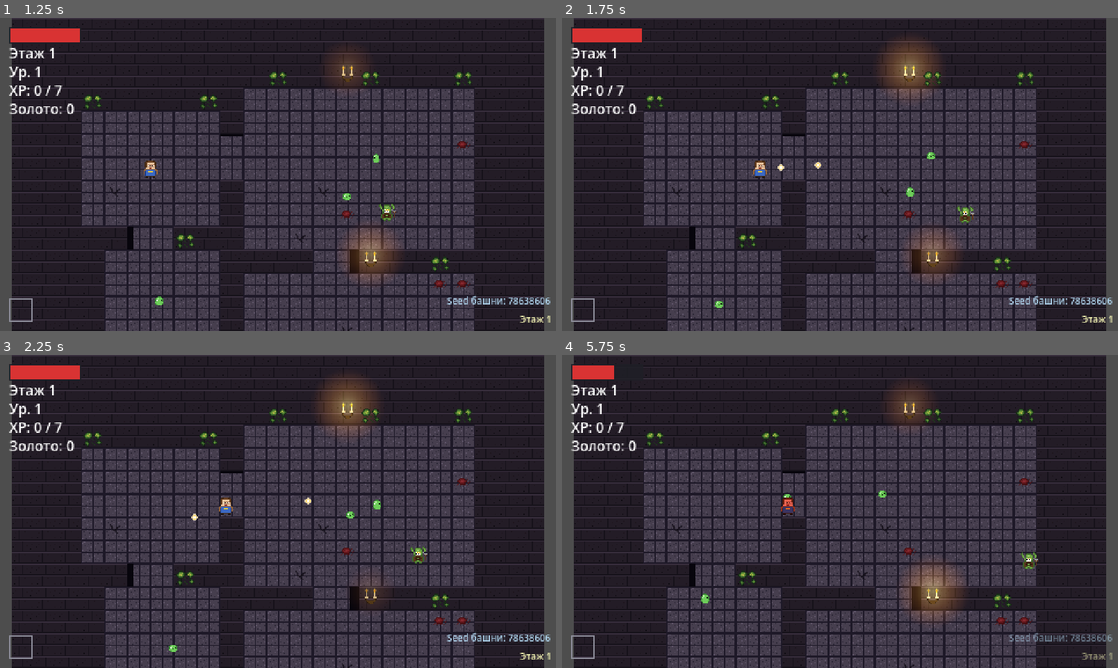
Above: before the commit, frames 1-4 (two rows, left to right).
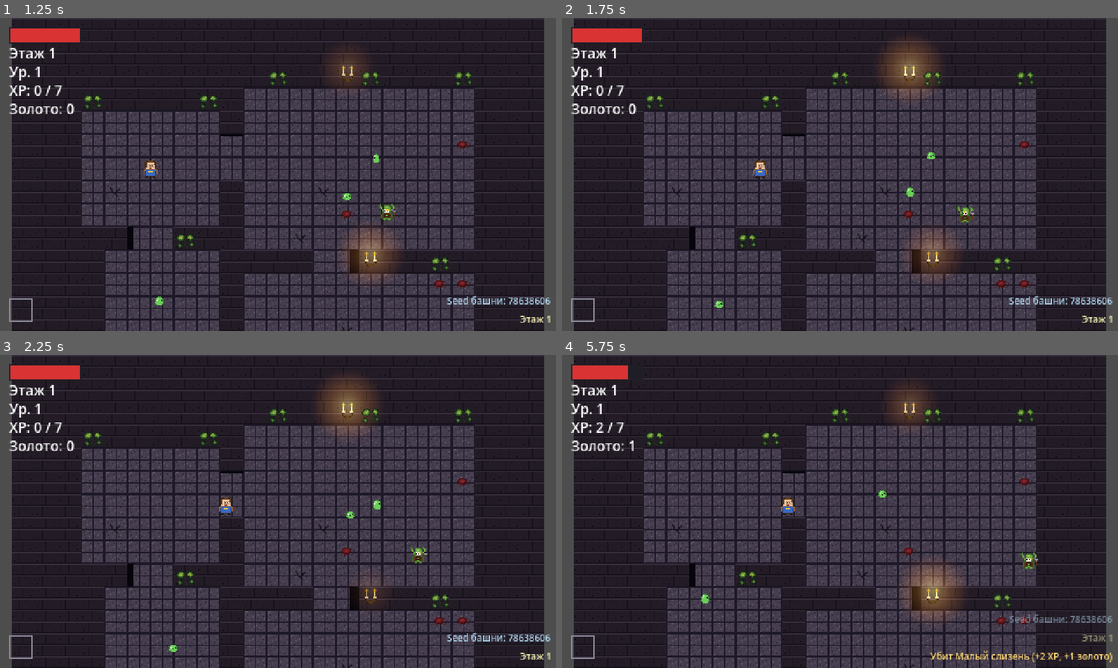
Above: after the commit, the same moments.

Repository: slartus/roguelike-game
Game: Godot game, scene res://scenes/ui/title_screen.tscn
Same seed, same stepped clock (60 frames per second), same inputs: the game is played once before the commit and once after it.
Inputs (mouse positions are in pixels of both pictures, inside the frame that each line leads up to):
- Up to frame 1 (1.25 s): click "Играть" at 0.5 s
- Up to frame 2 (1.75 s): tap Enter (ui_accept) at 1.25, 1.52 s; move the mouse to (962, 158) at 1.27 s; press the mouse at (962, 158) at 1.28 s; hold D (move_right) from 1.28 s (still down)
- Up to frame 3 (2.25 s): release D (move_right) at 2 s; release the mouse at (400, 495) at 2 s; drag from (166, 527) to (266, 502) at 2.02 s
- Up to frame 4 (5.75 s): move the mouse to (895, 442) at 2.77 s; hold D (move_right) 2.78-3.5 s; hold Shift 2.78-3.5 s; click (895, 442) at 3.05 s; drag from (812, 574) to (673, 464) at 3.52 s; move the mouse to (1006, 558) at 4.27 s; press the mouse at (1006, 558) at 4.28 s; hold A (move_left) 4.28-5 s; tap Ctrl at 4.35 s; tap Enter (ui_accept) at 4.52 s; release the mouse at (1006, 558) at 5 s; drag from (673, 464) to (756, 433) at 5.02 s

Frame 1 is identical in both runs. In frame 2, less than 0.1% of the frame differs, in the area x 38-47%, y 46-49%; in frame 3, less than 0.1%; in frame 4, 1.2%, in the area x 6-99%, y 3-99%.

Commit message:
feat(weapons): chest pool → 6 классических оружий, стартовое = Short Sword
Milestone 6 плана classic_weapon_rework. Сундуки больше не выдают
legacy Dagger/Pistol/Shotgun. Новый WEAPON_POOL — 6 классических
оружий по 2 на style: warrior (sword, spear), archer (bow, crossbow),
mage (staff, wand).

_choose_weapon() фильтрует пул по weapon.id — сундук не выдаст текущее
оружие игрока. Fallback на общий pool.pick_random() когда
equipped_weapon=null или пул из одного.

DEFAULT_WEAPON изменён с dagger.tres на short_sword.tres — стартовый
tone теперь классический fantasy/RPG, а не shooter. reset_run() при
смерти сбрасывает игрока к Short Sword.

Legacy .tres остаются в resources/weapons/ — не удалены, но недоступны
через сундуки. Могут пригодиться для будущих технических зон.

Docs pickups.md и progression.md синхронизированы.

Co-Authored-By: Claude Opus 4.7 (1M context) <noreply@anthropic.com>

Diff:
--- a/autoloads/game_state.gd
+++ b/autoloads/game_state.gd
@@ -3,7 +3,7 @@
 const SAVE_PATH: String = "user://save.cfg"
 
 const DEFAULT_MAX_HEALTH: int = 5
-const DEFAULT_WEAPON: WeaponResource = preload("res://resources/weapons/dagger.tres")
+const DEFAULT_WEAPON: WeaponResource = preload("res://resources/weapons/short_sword.tres")
 const HEALTH_PER_LEVEL: int = 1
 
 signal xp_changed(current: int, max_for_level: int)
--- a/scenes/pickups/chest.gd
+++ b/scenes/pickups/chest.gd
@@ -1,9 +1,15 @@
 extends Area2D
 
+# Классический fantasy-пул. Dagger/Pistol/Shotgun (legacy shooter-стиль)
+# остаются в проекте как ресурсы, но выведены из активного chest pool —
+# они не должны выпадать в новой RPG-игре.
 const WEAPON_POOL: Array[WeaponResource] = [
-	preload("res://resources/weapons/dagger.tres"),
-	preload("res://resources/weapons/pistol.tres"),
-	preload("res://resources/weapons/shotgun.tres"),
+	preload("res://resources/weapons/short_sword.tres"),
+	preload("res://resources/weapons/spear.tres"),
+	preload("res://resources/weapons/short_bow.tres"),
+	preload("res://resources/weapons/crossbow.tres"),
+	preload("res://resources/weapons/apprentice_staff.tres"),
+	preload("res://resources/weapons/wand.tres"),
 ]
 const PICKUP_SCENE: PackedScene = preload("res://scenes/pickups/weapon_pickup.tscn")
 
@@ -34,8 +40,24 @@
 	_spawn_pickup()
 
 func _spawn_pickup() -> void:
-	var chosen: WeaponResource = WEAPON_POOL.pick_random()
+	var chosen: WeaponResource = _choose_weapon()
 	var pickup := PICKUP_SCENE.instantiate()
 	pickup.weapon = chosen
 	pickup.global_position = global_position + Vector2(0, 14)
 	get_tree().current_scene.add_child.call_deferred(pickup)
+
+# Не выдаём текущее оружие игрока — сундук всегда даёт что-то новое,
+# кроме случая когда альтернатив нет (пул из одного элемента).
+# Сравнение по id, а не по ссылке — .tres могут прийти из разных путей
+# загрузки (например, save/load).
+func _choose_weapon() -> WeaponResource:
+	var current := GameState.equipped_weapon
+	if current == null or WEAPON_POOL.size() <= 1:
+		return WEAPON_POOL.pick_random()
+	var alternatives: Array[WeaponResource] = []
+	for weapon in WEAPON_POOL:
+		if weapon.id != current.id:
+			alternatives.append(weapon)
+	if alternatives.is_empty():
+		return WEAPON_POOL.pick_random()
+	return alternatives.pick_random()
--- /dev/null
+++ b/test/unit/test_chest_weapon_pool.gd
@@ -0,0 +1,75 @@
+extends GutTest
+
+# Пул сундука после M6:
+# - 6 классических оружий, по 2 на style (warrior/archer/mage);
+# - Dagger/Pistol/Shotgun выведены из активного пула;
+# - _choose_weapon НЕ возвращает текущее оружие если есть альтернатива;
+# - стартовое оружие игрока = short_sword (fantasy start, не shooter).
+
+const ChestScript = preload("res://scenes/pickups/chest.gd")
+
+var _weapon_snapshot: WeaponResource
+
+func before_each() -> void:
+	_weapon_snapshot = GameState.equipped_weapon
+
+func after_each() -> void:
+	GameState.equipped_weapon = _weapon_snapshot
+
+func test_pool_contains_six_classical_weapons() -> void:
+	assert_eq(ChestScript.WEAPON_POOL.size(), 6,
+		"6 классических оружий по 2 на стиль")
+
+func test_pool_scenes_all_load() -> void:
+	for weapon in ChestScript.WEAPON_POOL:
+		assert_not_null(weapon, "все .tres должны быть валидны")
+		assert_ne(weapon.display_name, "",
+			"каждое оружие имеет i18n display_name")
+
+func test_pool_covers_all_three_styles() -> void:
+	var styles: Dictionary = {}
+	for weapon in ChestScript.WEAPON_POOL:
+		styles[weapon.style] = true
+	assert_true(styles.has("warrior"), "pool содержит warrior weapon")
+	assert_true(styles.has("archer"), "pool содержит archer weapon")
+	assert_true(styles.has("mage"), "pool содержит mage weapon")
+
+func test_pool_excludes_legacy_dagger_pistol_shotgun() -> void:
+	# Классический fantasy — старые shooter-оружия не выпадают.
+	var pool_paths: Array = []
+	for weapon in ChestScript.WEAPON_POOL:
+		pool_paths.append(weapon.resource_path)
+	for legacy in [
+		"res://resources/weapons/dagger.tres",
+		"res://resources/weapons/pistol.tres",
+		"res://resources/weapons/shotgun.tres",
+	]:
+		assert_false(pool_paths.has(legacy),
+			"legacy %s не должен быть в активном пуле" % legacy)
+
+func test_choose_weapon_does_not_return_current() -> void:
+	# Игрок держит short_sword (default стартовое) — сундук не выдаст его же.
+	var chest = ChestScript.new()
+	# _choose_weapon читает GameState.equipped_weapon.
+	GameState.equipped_weapon = preload("res://resources/weapons/short_sword.tres")
+	# Гоняем много выборов — ни один не должен быть short_sword.
+	for _i in 40:
+		var picked = chest._choose_weapon()
+		assert_ne(picked.id, "short_sword",
+			"сундук не должен выдавать текущее оружие если есть 5 альтернатив")
+	chest.free()
+
+func test_choose_weapon_returns_any_when_current_null() -> void:
+	# Пограничный случай: если equipped_weapon = null (загрузка сломалась),
+	# сундук всё равно должен что-то дать.
+	var chest = ChestScript.new()
+	GameState.equipped_weapon = null
+	var picked = chest._choose_weapon()
+	assert_not_null(picked, "даже без current должен вернуть что-то")
+	chest.free()
+
+func test_default_weapon_is_short_sword() -> void:
+	# Стартовое оружие — short_sword. Подчёркивает переход к fantasy/RPG.
+	assert_eq(GameState.DEFAULT_WEAPON.id, "short_sword")
+	assert_eq(GameState.DEFAULT_WEAPON.style, "warrior")
+	assert_eq(GameState.DEFAULT_WEAPON.attack_type, "melee_arc")
--- a/test/unit/test_game_state.gd
+++ b/test/unit/test_game_state.gd
@@ -1,6 +1,6 @@
 extends GutTest
 
-const DAGGER := preload("res://resources/weapons/dagger.tres")
+const SHORT_SWORD := preload("res://resources/weapons/short_sword.tres")
 const PISTOL := preload("res://resources/weapons/pistol.tres")
 
 var _snapshot: Dictionary
@@ -76,7 +76,7 @@
 	assert_eq(GameState.player_xp, 0)
 	assert_eq(GameState.player_max_health, GameState.DEFAULT_MAX_HEALTH)
 	assert_eq(GameState.player_health, GameState.DEFAULT_MAX_HEALTH)
-	assert_eq(GameState.equipped_weapon, DAGGER, "weapon resets to default")
+	assert_eq(GameState.equipped_weapon, SHORT_SWORD, "weapon resets to default (fantasy start)")
 	assert_eq(GameState.total_gold, 100, "gold survives run reset")
 
 func test_reset_run_generates_new_tower_seed() -> void:
Not shown, added: test/unit/test_chest_weapon_pool.gd.uid
Not shown, changed: docs/gamedesign/pickups.md
Not shown, changed: docs/gamedesign/progression.md
